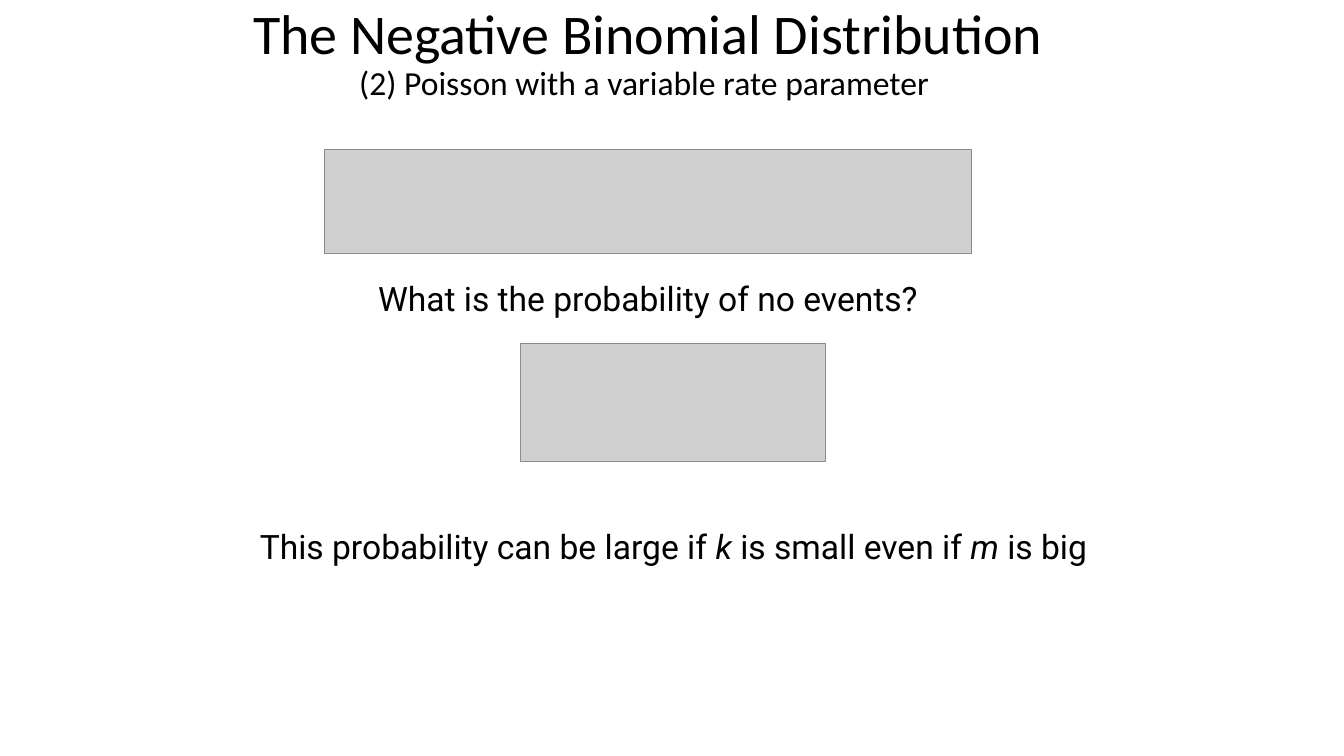
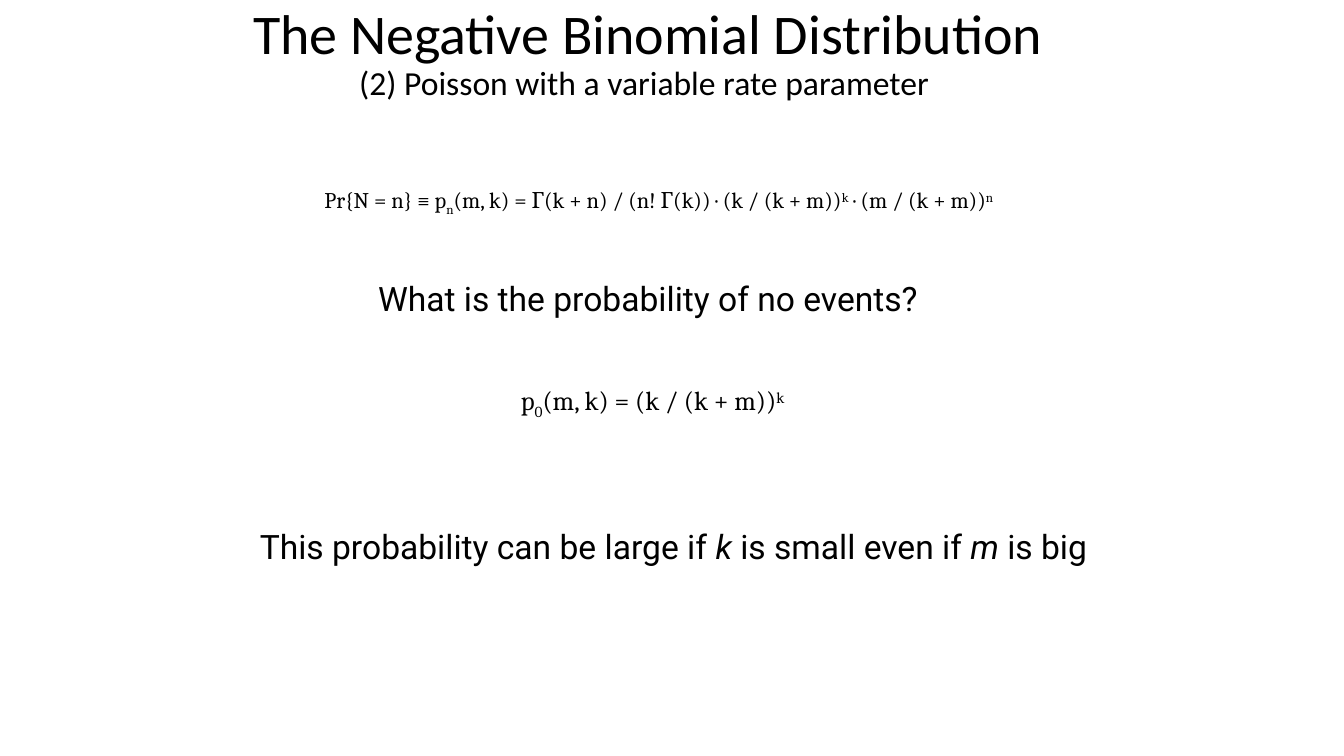
Before and after one commit to taaltree/FW536, a slide deck: slide 44 of Day1_Probability/FW536_Day1_Afternoon Distributions I_accessible.pptx. Drawn at 1344x756 pixels with LibreOffice and Linux fonts; fonts in the diff are those of the drawing; grey boxes stand for pictures. Boxes give left, top, right and bottom in pixels: in the first picture for what was removed or moved away, otherwise in the second. Text is boxed around its words. In the diff, an @@ line names an element or a change of style, - is before the commit and + after.

```diff
--- a/Day1_Probability/FW536_Day1_Afternoon Distributions I_accessible.pptx
+++ b/Day1_Probability/FW536_Day1_Afternoon Distributions I_accessible.pptx
@@ picture removed at <box>325,150,972,254</box> @@
@@ text added at <box>324,192,993,211</box>, 16 pt, text #000000 @@
+Pr{N = n} ≡ pn(m, k) = Γ(k + n) / (n! Γ(k)) · (k / (k + m))k · (m / (k + m))n
@@ picture removed at <box>521,344,827,462</box> @@
@@ text added at <box>543,391,784,414</box>, 19 pt, text #000000 @@
+p0(m, k) = (k / (k + m))k
```
Also in this commit, not shown: 15 other slides changed, 3 other files.
